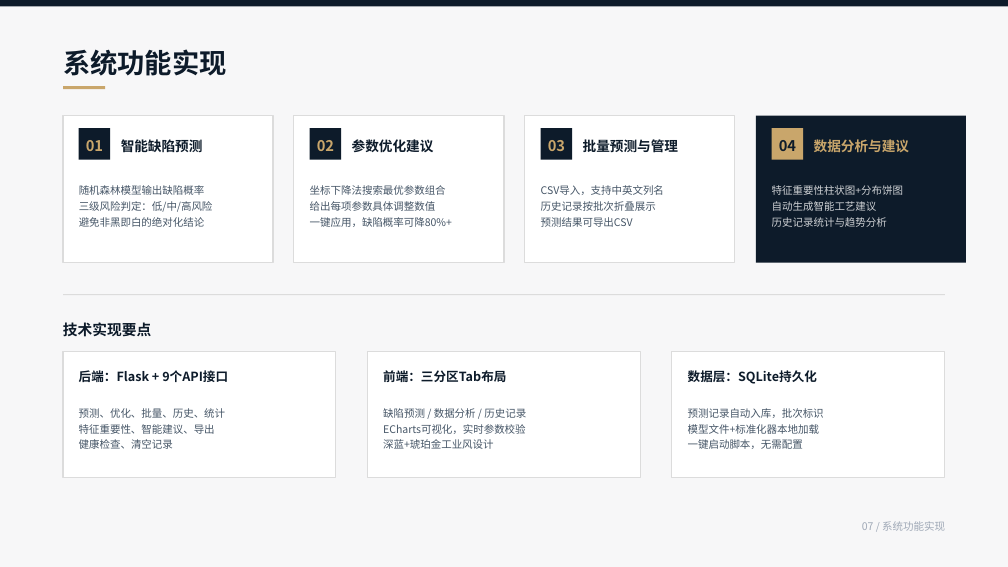
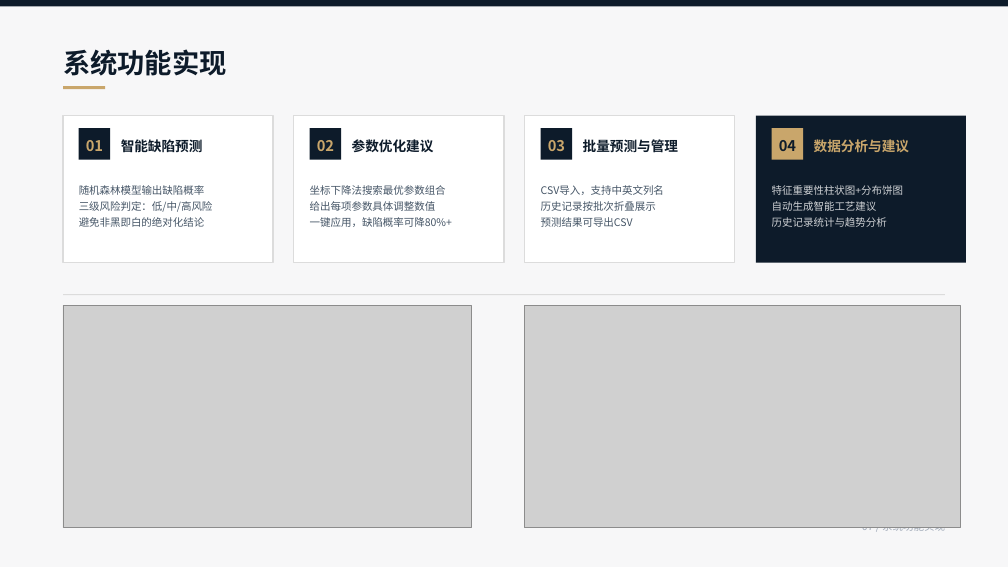
Before and after one commit to Li12389/li, a slide deck: slide 7 of 答辩PPT.pptx. Drawn at 1008x567 pixels with LibreOffice and Linux fonts; fonts in the diff are those of the drawing; grey boxes stand for pictures. Boxes give left, top, right and bottom in pixels: in the first picture for what was removed or moved away, otherwise in the second. Text is boxed around its words. In the diff, an @@ line names an element or a change of style, - is before the commit and + after.

Commit message:
更新答辩PPT：修改算法模块数据指标

```diff
--- a/答辩PPT.pptx
+++ b/答辩PPT.pptx
@@ text removed at [63,322,151,337] @@
-技术实现要点
@@ picture added at [63,306,471,528] @@
@@ picture added at [524,306,961,528] @@
@@ rounded rectangle removed at [63,352,336,478] @@
@@ rounded rectangle removed at [368,352,640,478] @@
@@ rounded rectangle removed at [672,352,945,478] @@
@@ text removed at [79,370,228,382] @@
-后端：Flask + 9个API接口
@@ text removed at [383,370,506,382] @@
-前端：三分区Tab布局
@@ text removed at [688,370,817,384] @@
-数据层：SQLite持久化
@@ text removed at [79,408,225,449] @@
-预测、优化、批量、历史、统计
-特征重要性、智能建议、导出
-健康检查、清空记录
@@ text removed at [383,408,526,449] @@
-缺陷预测 / 数据分析 / 历史记录
-ECharts可视化，实时参数校验
-深蓝+琥珀金工业风设计
@@ text removed at [688,408,824,449] @@
-预测记录自动入库，批次标识
-模型文件+标准化器本地加载
-一键启动脚本，无需配置
```
Also in this commit, not shown: 6 other slides changed.
